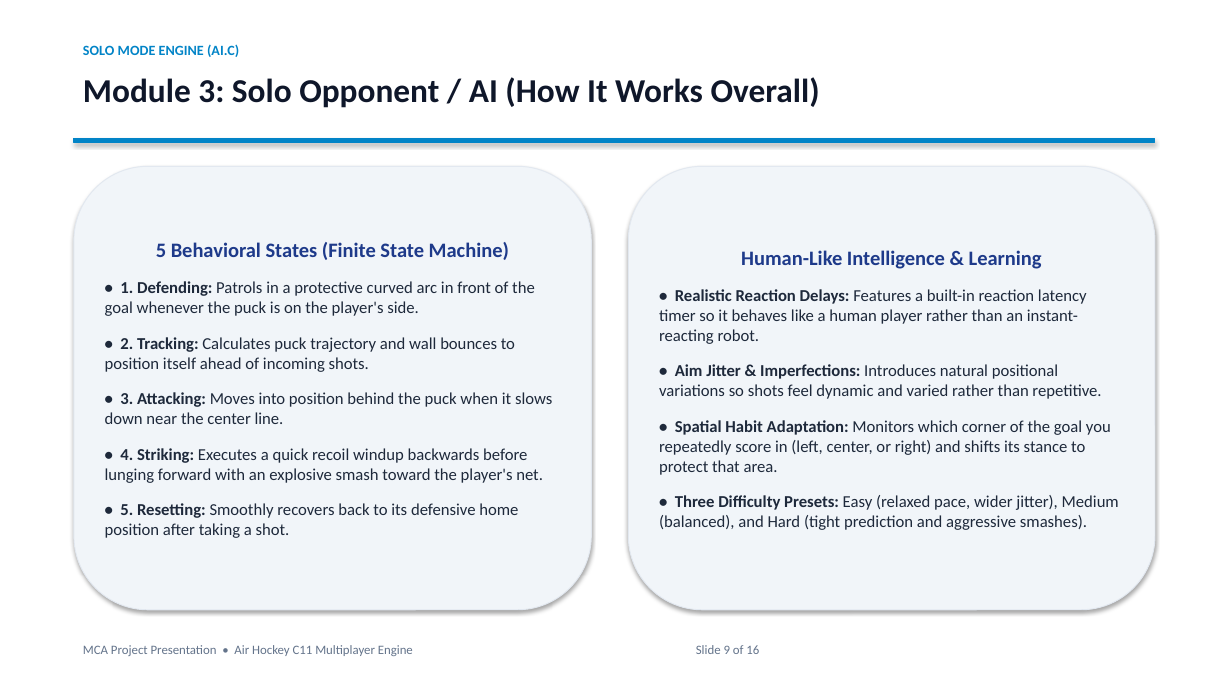
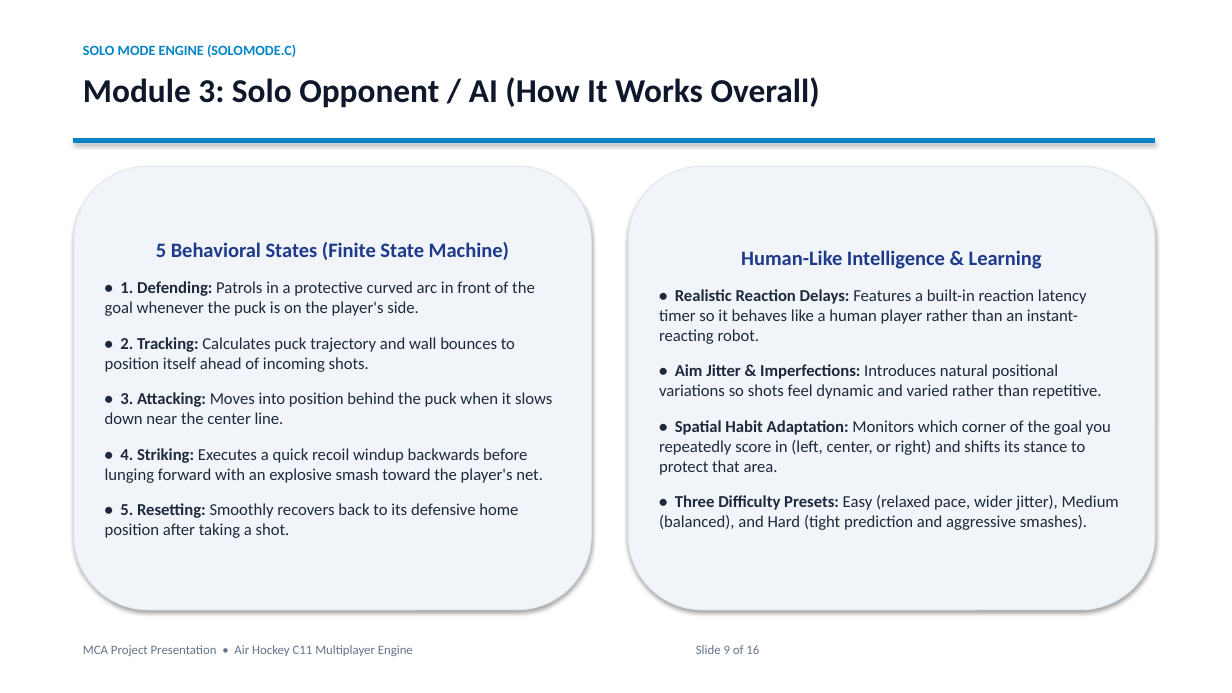
Before and after one commit to hamravichauhan/airhocky, a slide deck: slide 9 of Air_Hockey_Presentation.pptx. Drawn at 1232x693 pixels with LibreOffice and Linux fonts; fonts in the diff are those of the drawing. Boxes give left, top, right and bottom in pixels: in the first picture for what was removed or moved away, otherwise in the second. Text is boxed around its words. In the diff, an @@ line names an element or a change of style, - is before the commit and + after.

Commit message:
docs: update PowerPoint presentation and video script to 8-mode architecture

```diff
--- a/Air_Hockey_Presentation.pptx
+++ b/Air_Hockey_Presentation.pptx
@@ text at <box>83,44,296,57</box>: text changed @@
-SOLO MODE ENGINE (AI.C)
+SOLO MODE ENGINE (SOLOMODE.C)
```
Also in this commit, not shown: 3 other slides changed, 3 other files.
